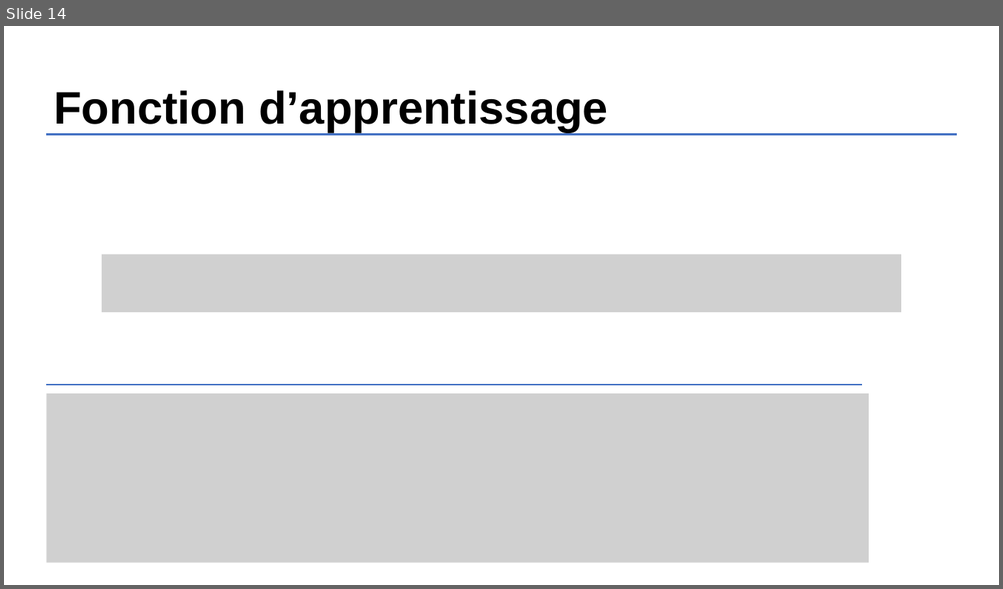
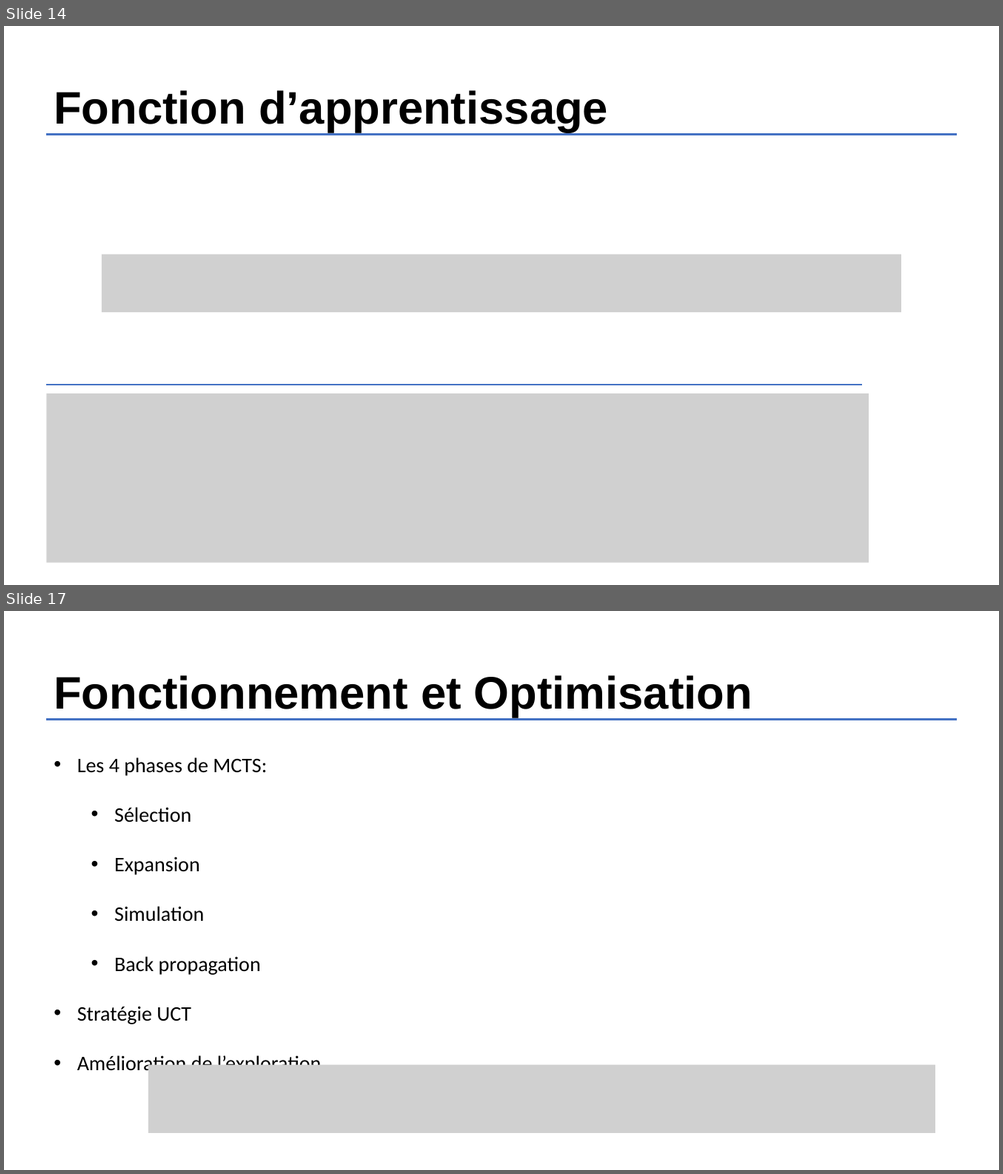
Before and after one commit to H4znow/marioBrossGame, a slide deck: report/Renforcement Learning sur Super Mario Bros.pptx. Shown one above the other, each under a label of ours: slide 14 before the commit, slides 14 and 17 after it; the slides between them are not shown. The pictures are 1003x589 and 1003x1174 pixels, drawn with LibreOffice and Linux fonts; fonts in the diff are those of the drawing; grey boxes stand for pictures. Boxes give left, top, right and bottom in pixels: in the first picture for what was removed or moved away, otherwise in the second. Text is boxed around its words. In the diff, an @@ line names an element or a change of style, - is before the commit and + after.

Commit message:
:memo: Ajout partie MCTS

```diff
--- a/report/Renforcement Learning sur Super Mario Bros.pptx
+++ b/report/Renforcement Learning sur Super Mario Bros.pptx
@@ slide 17 added at [4, 611, 999, 1170], background #FFFFFF @@
@@ title added at [54, 675, 752, 717], 44 pt, text #000000, bold @@
+Fonctionnement et Optimisation
@@ line added from (46, 719) to (956, 719), #4472C4 1.5 pt @@
@@ text added at [77, 758, 321, 1076], 20 pt, text #000000 @@
+• Les 4 phases de MCTS:
+  • Sélection
+  • Expansion
+  • Simulation
+  • Back propagation
+• Stratégie UCT
+• Amélioration de l’exploration
@@ picture added at [148, 1065, 934, 1133] @@
```
Also in this commit, not shown: 3 other slides added, 1 other file.
